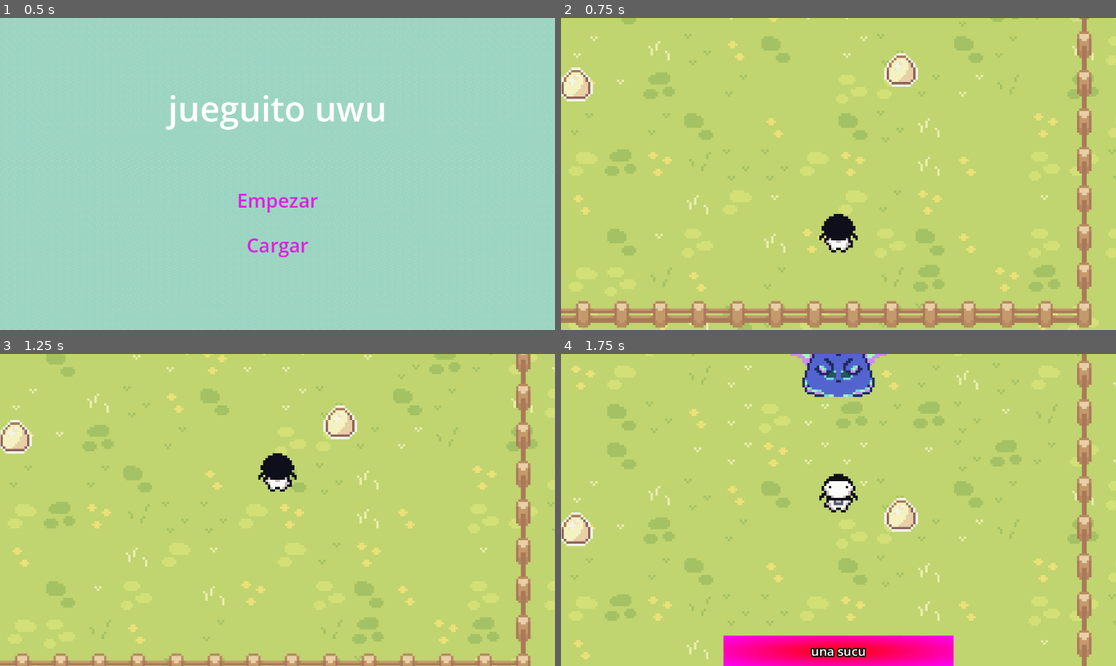
Above: before the commit, frames 1-4 (two rows, left to right).
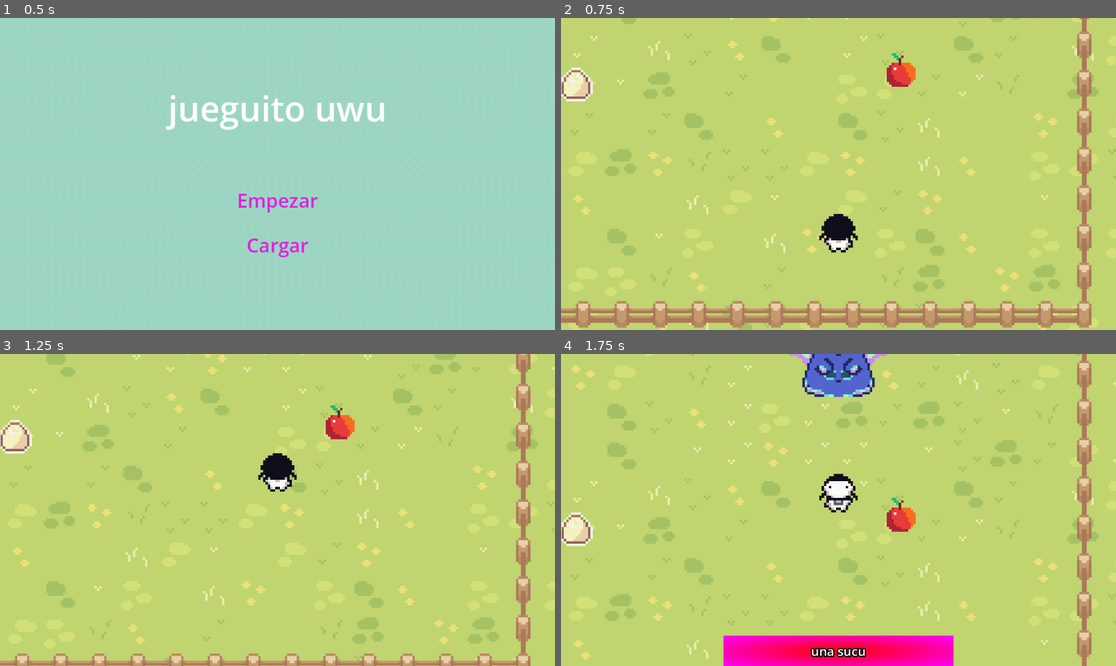
Above: after the commit, the same moments.

Repository: makiniqa/conocimiento-absurdo
Game: Godot game, scene res://Scenes/game.tscn
Same seed, same stepped clock (60 frames per second), same inputs: the game is played once before the commit and once after it.
Inputs:
- Up to frame 1 (0.5 s): no input
- Up to frame 2 (0.75 s): click "Empezar" at 0.5 s
- Up to frame 3 (1.25 s): no input
- Up to frame 4 (1.75 s): tap Enter at 1.25 s; hold Right (right) from 1.28 s (still down); tap Z at 1.35 s; tap Space at 1.52 s

Frame 1 is identical in both runs. In frame 2, 0.5% of the frame differs, in the area x 58-65%, y 11-23%; in frame 3, 0.5%; in frame 4, 0.5%.

Commit message:
sprites de objetos nivel 1

Diff:
--- a/Scenes/nivel_1.tscn
+++ b/Scenes/nivel_1.tscn
@@ -9,8 +9,11 @@
 [ext_resource type="PackedScene" uid="uid://caxpriv3c766y" path="res://Scenes/dialogue_box.tscn" id="6_jmhww"]
 [ext_resource type="Texture2D" uid="uid://efqlkf0cx6dv" path="res://Objects/hojita.png" id="7_kyajb"]
 [ext_resource type="Texture2D" uid="uid://d2e005av4uugj" path="res://Characters/libreria.png" id="8_ql53f"]
+[ext_resource type="Texture2D" uid="uid://ci8h3vorw0mmh" path="res://Objects/vuvucela.png" id="9_p3mfg"]
 [ext_resource type="Texture2D" uid="uid://cpsd82px4s5yy" path="res://Objects/Egg item.png" id="9_xvap8"]
+[ext_resource type="Texture2D" uid="uid://b6h8oie1uppwf" path="res://Objects/manzana.png" id="10_gh6o0"]
 [ext_resource type="Texture2D" uid="uid://vign6g821b60" path="res://Characters/kiosko.png" id="10_rjvxo"]
+[ext_resource type="Texture2D" uid="uid://b1x2fdu6cvvcb" path="res://Objects/moneda.png" id="11_t31ra"]
 
 [sub_resource type="TileSetAtlasSource" id="TileSetAtlasSource_820xk"]
 texture = ExtResource("1_3givb")
@@ -752,15 +755,15 @@
 
 [node name="Vuvuzela" parent="." unique_id=458951742 instance=ExtResource("4_22i05")]
 position = Vector2(-221, -16)
-texture = ExtResource("9_xvap8")
+texture = ExtResource("9_p3mfg")
 
 [node name="Manzana" parent="." unique_id=353815338 instance=ExtResource("4_22i05")]
 position = Vector2(-20, 81)
-texture = ExtResource("9_xvap8")
+texture = ExtResource("10_gh6o0")
 
 [node name="Moneda" parent="." unique_id=1417835234 instance=ExtResource("4_22i05")]
 position = Vector2(43, 0)
-texture = ExtResource("9_xvap8")
+texture = ExtResource("11_t31ra")
 
 [node name="Gatito" parent="." unique_id=1661824083 instance=ExtResource("4_22i05")]
 position = Vector2(-155, 87)
